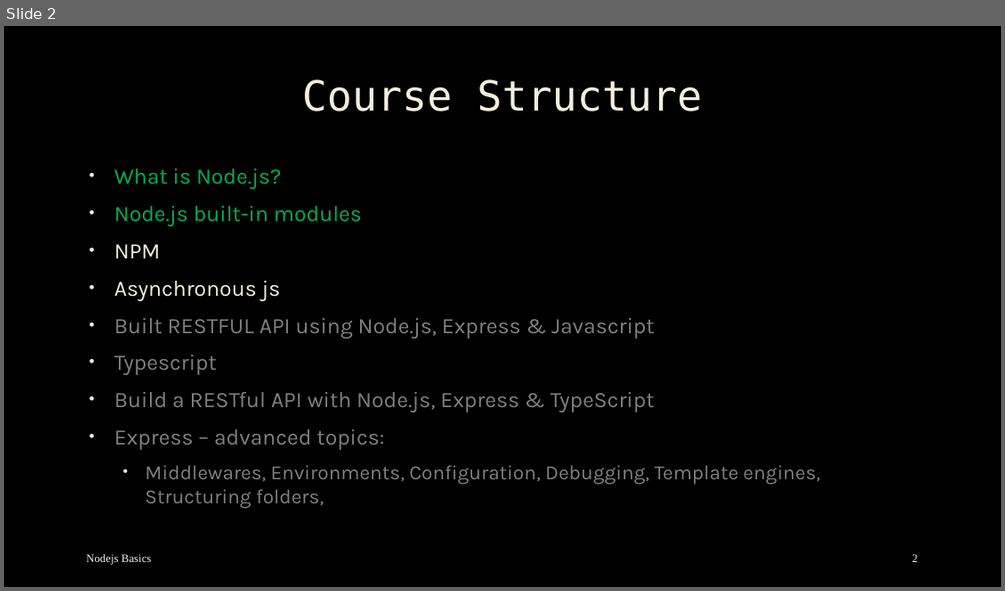
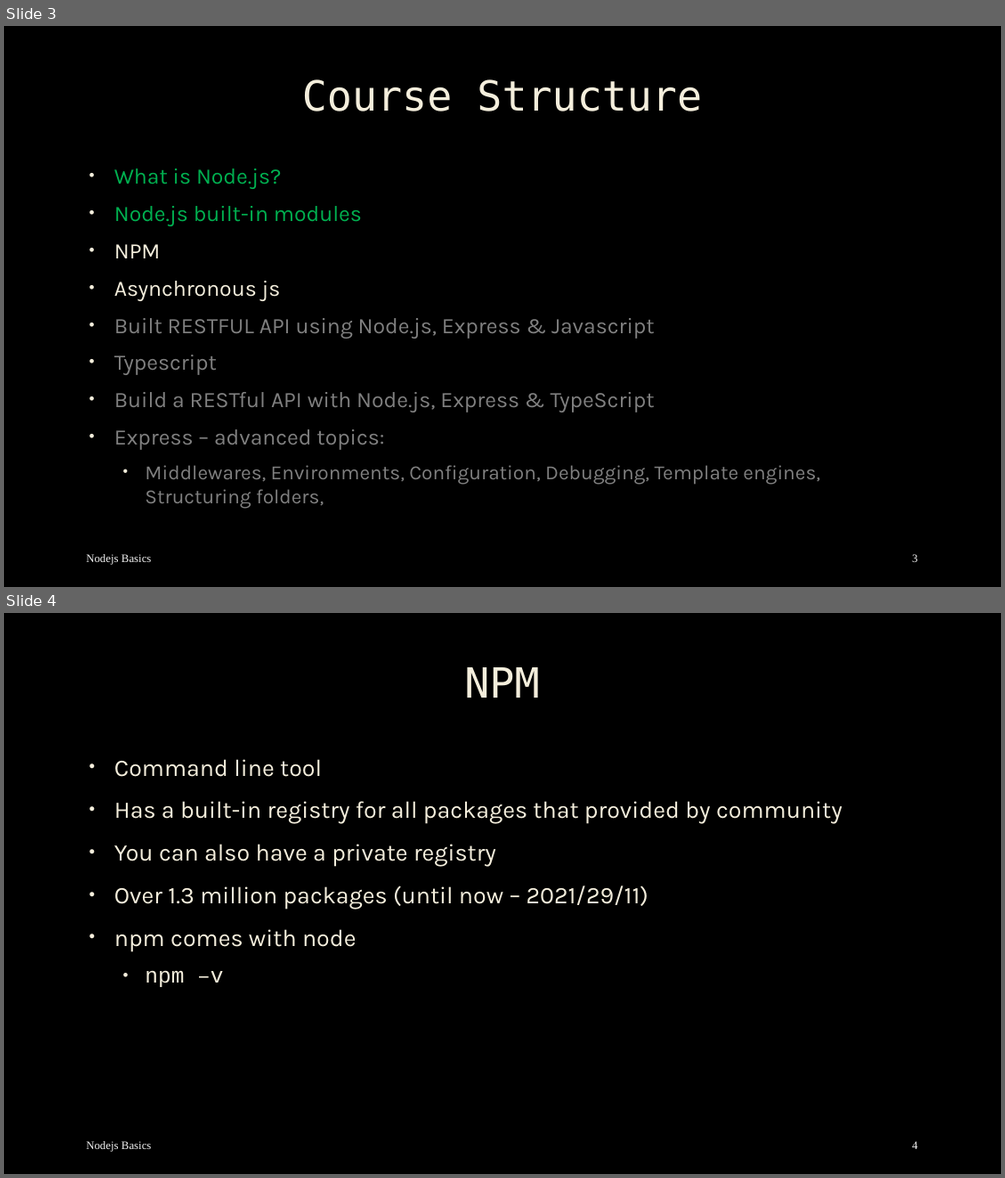
Before and after one commit to mostafa8026/nestjs-course, a slide deck: nodejs-basics-03.pptx. Shown one above the other, each under a label of ours: slide 2 before the commit, slides 3 and 4 after it. The pictures are 1005x591 and 1005x1178 pixels, drawn with LibreOffice and Linux fonts; fonts in the diff are those of the drawing; background and template pictures are left out. Boxes give left, top, right and bottom in pixels: in the first picture for what was removed or moved away, otherwise in the second. Text is boxed around its words. In the diff, an @@ line names an element or a change of style, - is before the commit and + after.

```diff
--- a/nodejs-basics-03.pptx
+++ b/nodejs-basics-03.pptx
@@ slide 4 added at (4,613,1001,1174), background picture (left out) @@
@@ title added at (464,667,539,698), 40 pt, text #F4EEDC @@
+NPM
@@ text added at (114,759,842,987), 23 pt, text #F4EEDC @@
+• Command line tool
+• Has a built-in registry for all packages that provided by community
+• You can also have a private registry
+• Over 1.3 million packages (until now – 2021/29/11)
+• npm comes with node
+  • npm –v
@@ text added at (86,1141,152,1151), 11 pt, text #F2F2F2 @@
+Nodejs Basics
@@ page number added at (912,1141,917,1149), 11 pt, text #F2F2F2 @@
+4
@@ what was slide 2 is now slide 3 @@
@@ page number at (912,554,917,562): text changed @@
-2
+3
```
Also in this commit, not shown: 6 slides changed, 7 other slides added, 8 other files.
